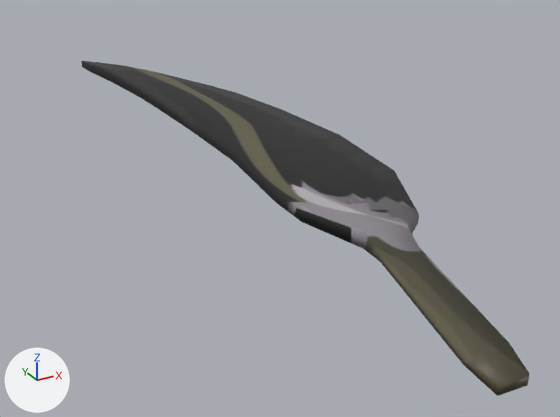
Before and after pictures for a commit that changed the Blender file models/items/materials/feather/feather.blend.
The view is the same before and after, from a 50 mm lens placed at (-0.321, -0.618, 0.247), pointed at (0.002, -0.03, -0.047). Lighting does not change. The marker at lower left points along +X, +Y and +Z. The first picture is the older version.
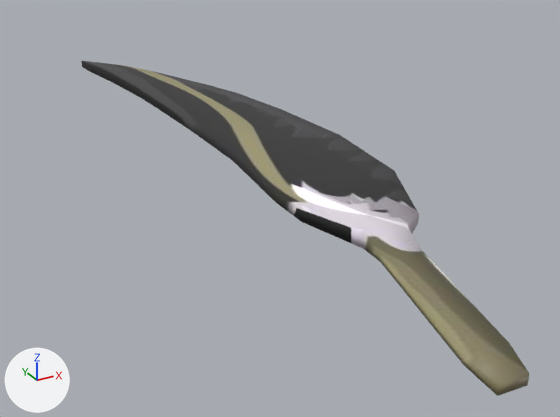
Changed parts and their boxes (x1, y1, x2, y2) in the pictures (560 x 417 px):
'Plane', recoloured
    both: (94, 62, 529, 396)

What changed in the scene script:
```text
Change mat_materialfeather:
    add n3 = _N.new('ShaderNodeMixRGB'); n3.name = 'InventoryVisibility'
    add n3.blend_type = 'MULTIPLY'
    add n3.inputs[0].default_value = 1.0  # 'Factor'
    add n3.inputs[2].default_value = (3.0, 3.0, 3.0, 1.0)  # 'Color2', white #ffffff
    where n2 = _N.new('ShaderNodeTexImage'); n2.name = 'Image Texture'
    where n1 = _N.new('ShaderNodeBsdfPrincipled'); n1.name = 'Principled BSDF'
    remove _L.new(n2.outputs[0], n1.inputs[0])  # 'Color' to 'Base Color'
    add _L.new(n2.outputs[0], n3.inputs[1])  # 'Color' to 'Color1'
    add _L.new(n3.outputs[0], n1.inputs[0])  # 'Color' to 'Base Color'
```
